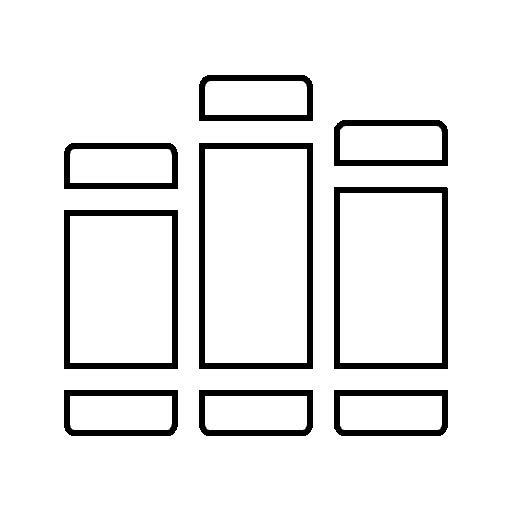
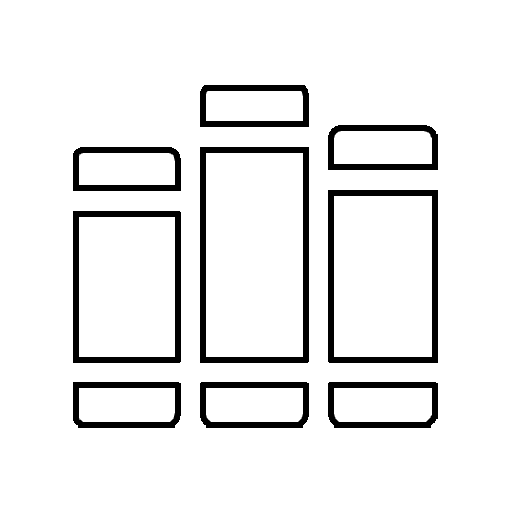
Revision of a layered 512x512 image; what changed, layer by layer:
painted on "레이어 3" over [64, 75, 448, 436]
